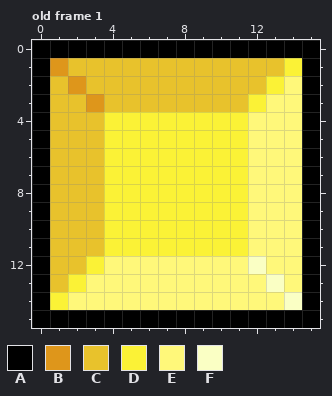
One commit to this pixel-art file: Assets/Aseprite/yellow.aseprite. That is the earlier state.
16x16 pixels, 1 frame. Pixels under 10% opacity are left out. Shown: old frame 1. The commit also changed other frames, which this record leaves out.
Palette (. is transparent): A #000000  B #de961b  C #e8c22c  D #fbf236  E #fff87a  F #faffc4
Pixels before, old frame 1, first column x 0:
 0 AAAAAAAAAAAAAAAA
 1 ABCCCCCCCCCCCCDA
 2 ACBCCCCCCCCCCDEA
 3 ACCBCCCCCCCCDEEA
 4 ACCCDDDDDDDDEEEA
 5 ACCCDDDDDDDDEEEA
 6 ACCCDDDDDDDDEEEA
 7 ACCCDDDDDDDDEEEA
 8 ACCCDDDDDDDDEEEA
 9 ACCCDDDDDDDDEEEA
10 ACCCDDDDDDDDEEEA
11 ACCCDDDDDDDDEEEA
12 ACCDEEEEEEEEFEEA
13 ACDEEEEEEEEEEFEA
14 ADEEEEEEEEEEEEFA
15 AAAAAAAAAAAAAAAA
The result:
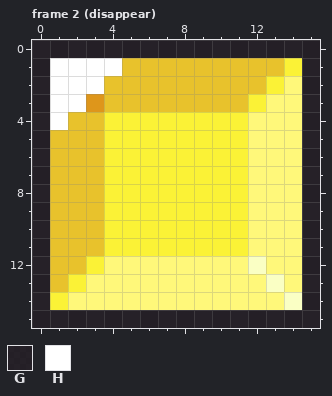
Colours new in this view: G #000000cd  H #ffffff
A new or re-ordered frame is compared with the old frame closest to it.
Changes in this commit:
frames 1 -> 15
layer "background" added
layer "gem" added
layer "white" added
layer "Layer 1" removed
Frame 2 (disappear) is new; against old frame 1, layers "white", "background":
The edit turns colour A into colour G in row 0 at x 0 to 15; in rows 1 to 14 at x 0 and 15; in row 15 at x 0 to 15.
The edit turns colour B into colour H in row 1 at x 1; in row 2 at x 2.
The edit turns colour C into colour H in row 1 at x 2 to 4; in row 2 at x 1 and 3; in row 3 at x 1 to 2; in row 4 at x 1.
Where, in picture pixels (left, top, right, bottom), the same in both pictures:
changed: (32, 40, 320, 328)
